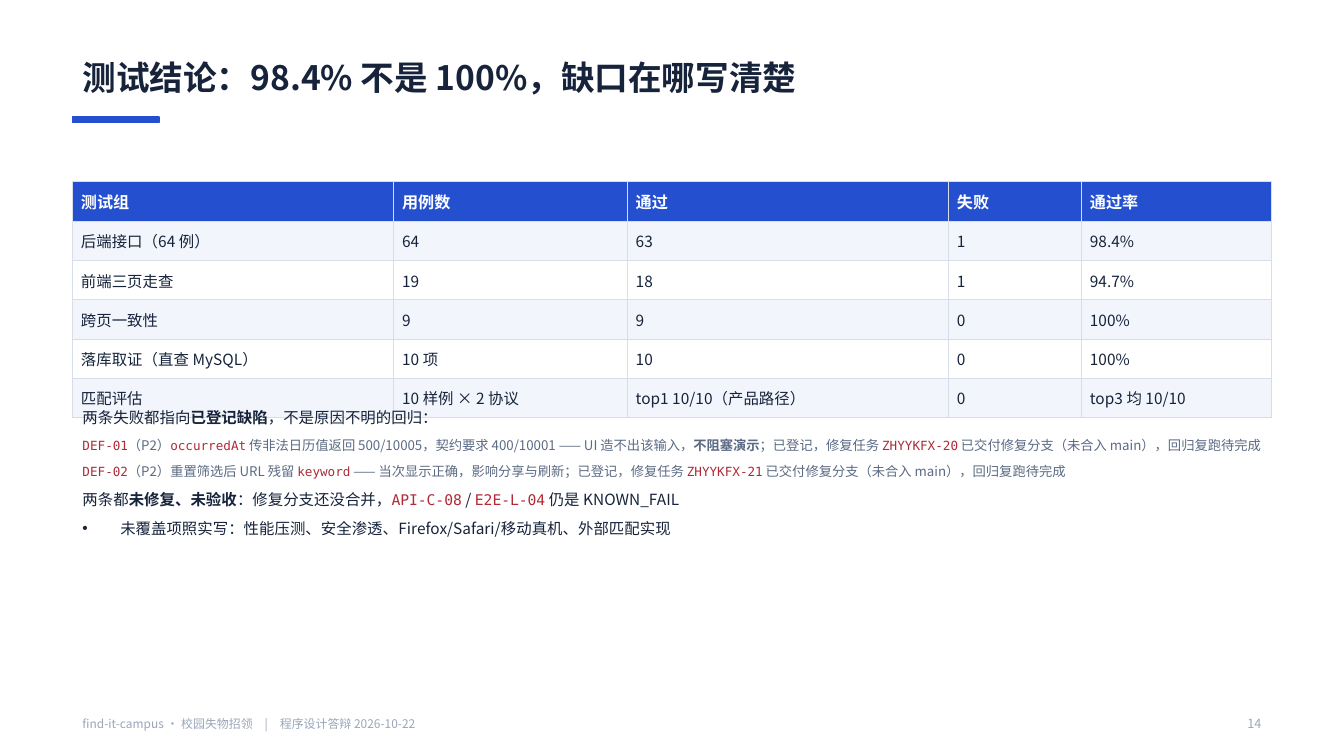
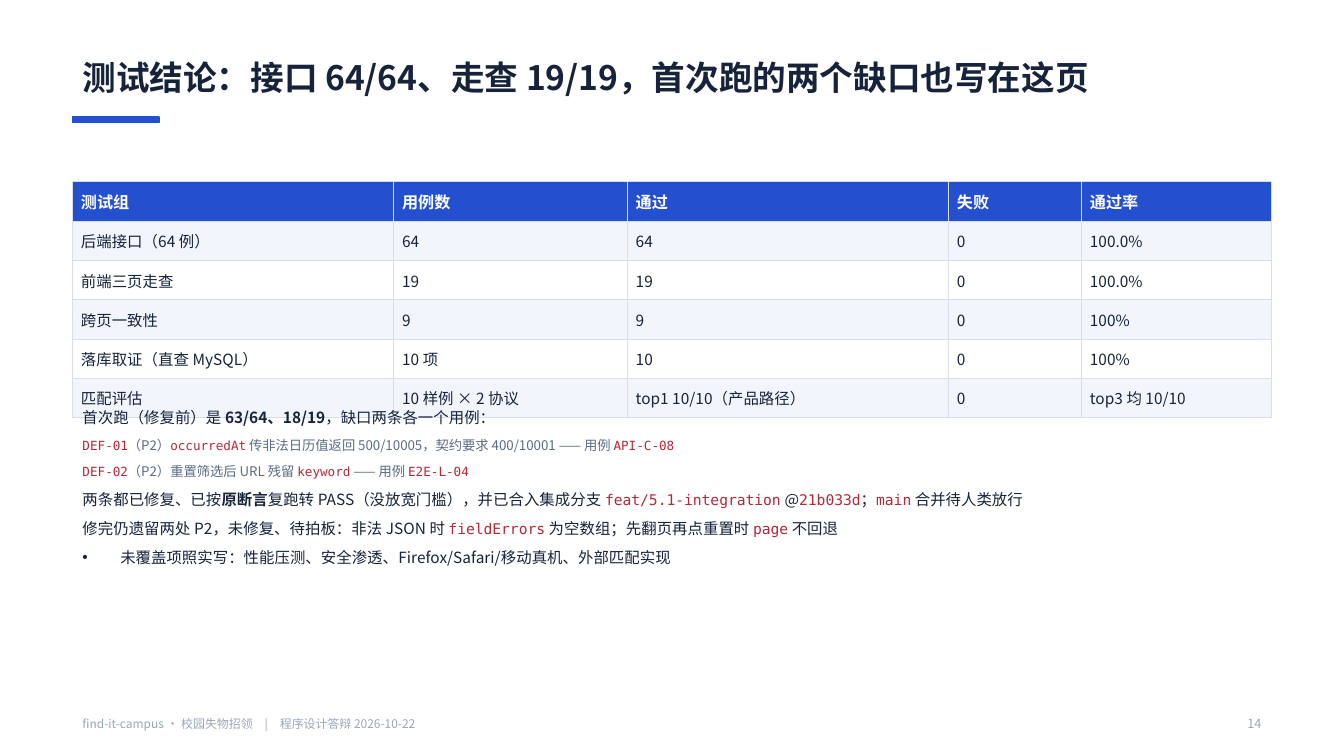
Before and after one commit to BLingKiy/find-it-campus, a slide deck: slide 14 of docs/delivery/6.2-答辩PPT.pptx. Drawn at 1344x756 pixels with LibreOffice and Linux fonts; fonts in the diff are those of the drawing. Boxes give left, top, right and bottom in pixels: in the first picture for what was removed or moved away, otherwise in the second. Text is boxed around its words. In the diff, an @@ line names an element or a change of style, - is before the commit and + after.

Commit message:
docs(6.2): 阶段 6 口径同步到 REG-01 结果并重导 docx / pptx
- DEF-01 / DEF-02 统一为「已修复、已回归、已合入集成分支 21b033d，main 待人类放行」
- 当前结论 64/64、19/19；首次跑 63/98.4%、18/94.7% 保留并显式标注为历史
- 两处遗留 P2 按现状写「未修复、待拍板」
- 修复提交改引 3548a27 / 1349f09，合并提交 d21fe78 / 5d05961 单独标注
- 重导 program-design.docx 与 6.2-答辩PPT.pptx

```diff
--- a/docs/delivery/6.2-答辩PPT.pptx
+++ b/docs/delivery/6.2-答辩PPT.pptx
@@ text at box(82, 61, 1089, 96): text changed @@
-测试结论：98.4% 不是 100%，缺口在哪写清楚
+测试结论：接口 64/64、走查 19/19，首次跑的两个缺口也写在这页
@@ table at box(73, 181, 1272, 412) @@
-row 2: 后端接口（64 例） | 64 | 63 | 1 | 98.4%
+row 2: 后端接口（64 例） | 64 | 64 | 0 | 100.0%
-row 3: 前端三页走查 | 19 | 18 | 1 | 94.7%
+row 3: 前端三页走查 | 19 | 19 | 0 | 100.0%
@@ text at box(82, 410, 1023, 537): text changed; size 9.5 to 11 pt; text colour #5B6B84 to #16233B @@
-• 两条失败都指向已登记缺陷，不是原因不明的回归：
-  ◦ DEF-01（P2）occurredAt 传非法日历值返回 500/10005，契约要求 400/10001 —— UI 造不出该输入，不阻塞演示；已登记，修复任务 ZHYYKFX-20 已交付修复分支（未合入 main），回归复跑待完成
-  ◦ DEF-02（P2）重置筛选后 URL 残留 keyword —— 当次显示正确，影响分享与刷新；已登记，修复任务 ZHYYKFX-21 已交付修复分支（未合入 main），回归复跑待完成
-• 两条都未修复、未验收：修复分支还没合并，API-C-08 / E2E-L-04 仍是 KNOWN_FAIL
+• 首次跑（修复前）是 63/64、18/19，缺口两条各一个用例：
+  ◦ DEF-01（P2）occurredAt 传非法日历值返回 500/10005，契约要求 400/10001 —— 用例 API-C-08
+  ◦ DEF-02（P2）重置筛选后 URL 残留 keyword —— 用例 E2E-L-04
+• 两条都已修复、已按原断言复跑转 PASS（没放宽门槛），并已合入集成分支 feat/5.1-integration @21b033d；main 合并待人类放行
+• 修完仍遗留两处 P2，未修复、待拍板：非法 JSON 时 fieldErrors 为空数组；先翻页再点重置时 page 不回退
```
Also in this commit, not shown: 2 other slides changed, 12 other files.
